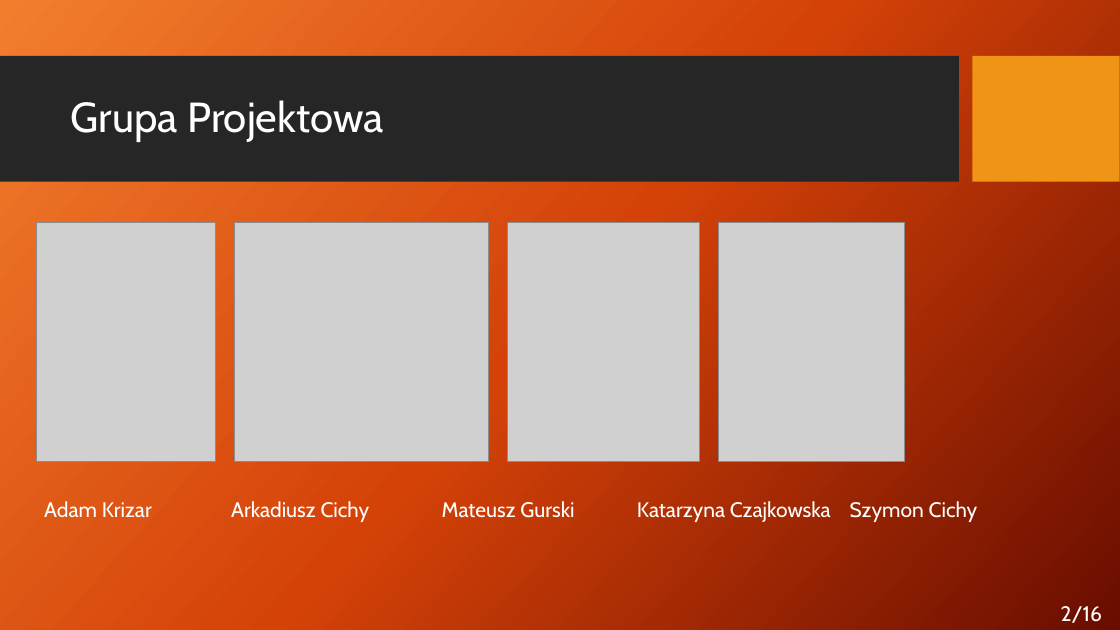
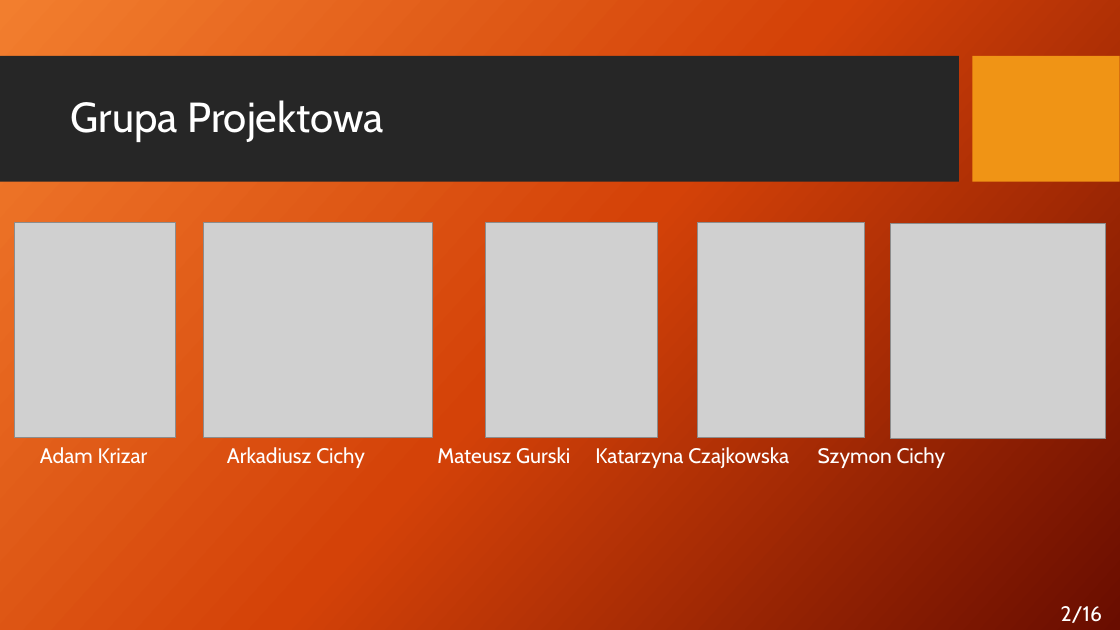
Before and after one commit to AdamStudies-PWR/ProjektZespolowyPWR, a slide deck: slide 2 of przentacja.pptx. Drawn at 1120x630 pixels with LibreOffice and Linux fonts; fonts in the diff are those of the drawing; grey boxes stand for pictures; background and template pictures are left out. Boxes give left, top, right and bottom in pixels: in the first picture for what was removed or moved away, otherwise in the second. Text is boxed around its words. In the diff, an @@ line names an element or a change of style, - is before the commit and + after.

Commit message:
picture temp

```diff
--- a/przentacja.pptx
+++ b/przentacja.pptx
@@ picture resized from (x1=36, y1=222, x2=216, y2=462) to (x1=14, y1=223, x2=176, y2=438) @@
@@ picture resized from (x1=234, y1=223, x2=488, y2=462) to (x1=203, y1=223, x2=432, y2=438) @@
@@ picture resized from (x1=507, y1=223, x2=699, y2=462) to (x1=486, y1=223, x2=658, y2=438) @@
@@ picture resized from (x1=718, y1=223, x2=905, y2=462) to (x1=697, y1=223, x2=865, y2=438) @@
@@ picture added at (x1=891, y1=223, x2=1106, y2=439) @@
@@ text "Adam Krizar Arkadiusz Cichy Mateusz ..." rewrapped from (x1=44, y1=501, x2=978, y2=522) to (x1=40, y1=447, x2=946, y2=468) @@
```
